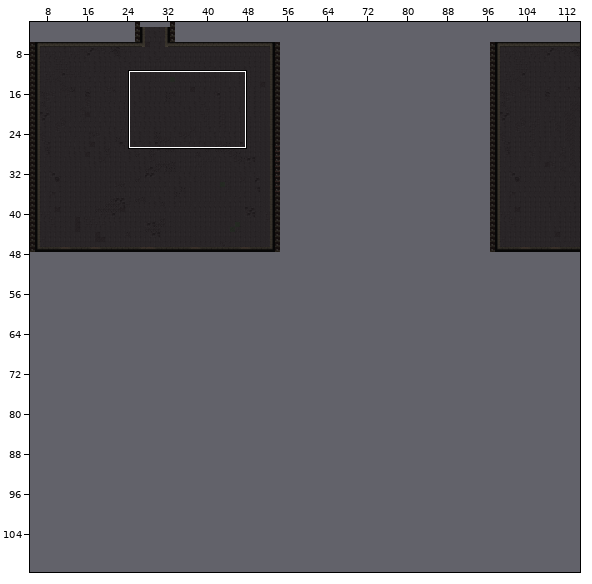
Tiled map -- src/pro/inNominePatris/maps/world_1.tmx. Above, an overview of the earlier version with the close-up marked.
Close-up. First the earlier version:
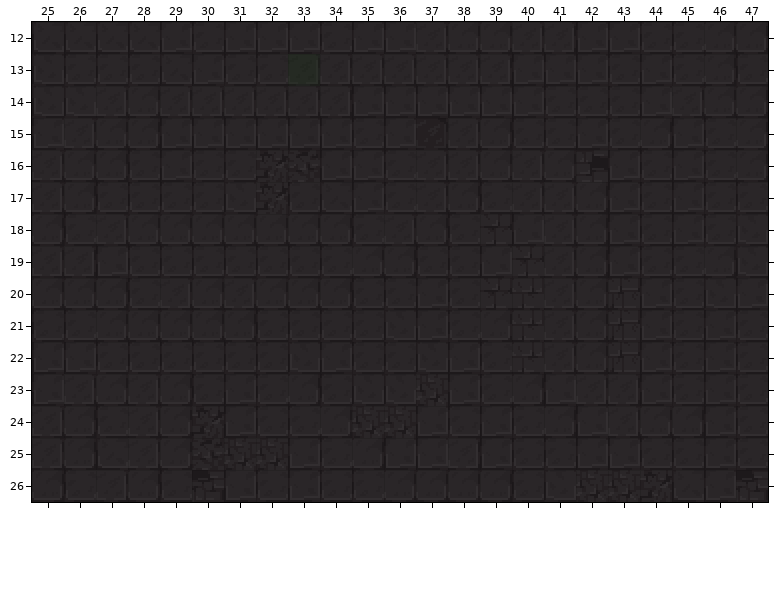
Cells are 16x16 px. Shown: x 25..47, y 12..26. The commit also changed other parts of the map, which this record leaves out.
New version:
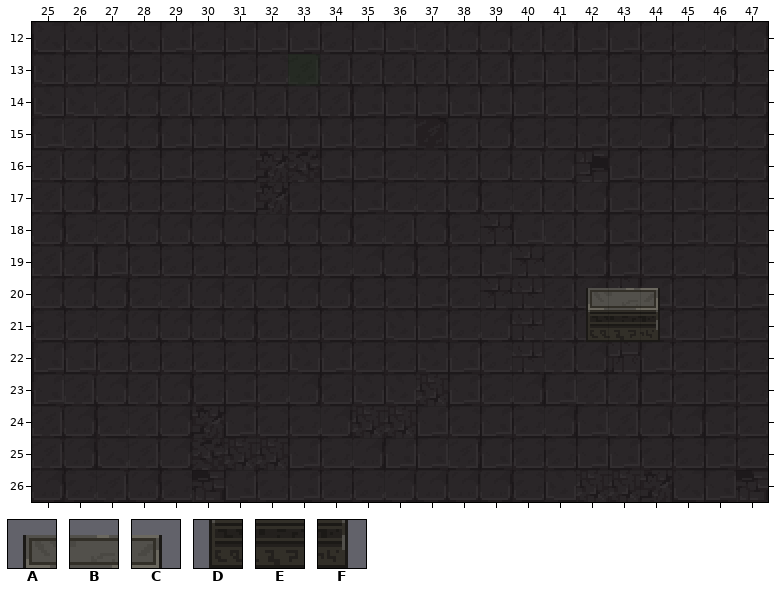
Key: from "deco": A 96, B 97, C 98, D 112, E 113, F 114.
_ is an empty cell.
Tiles of an added or newly shown layer are drawn over the layers below it.
What changed:
{"where": "layer \"deco\" (now shown)"}
{"y":20,"x":42,"old":"___","new":"ABC"}
{"y":21,"x":42,"old":"___","new":"DEF"}
{"label":"added","picture_box":[586,288,660,342]}
